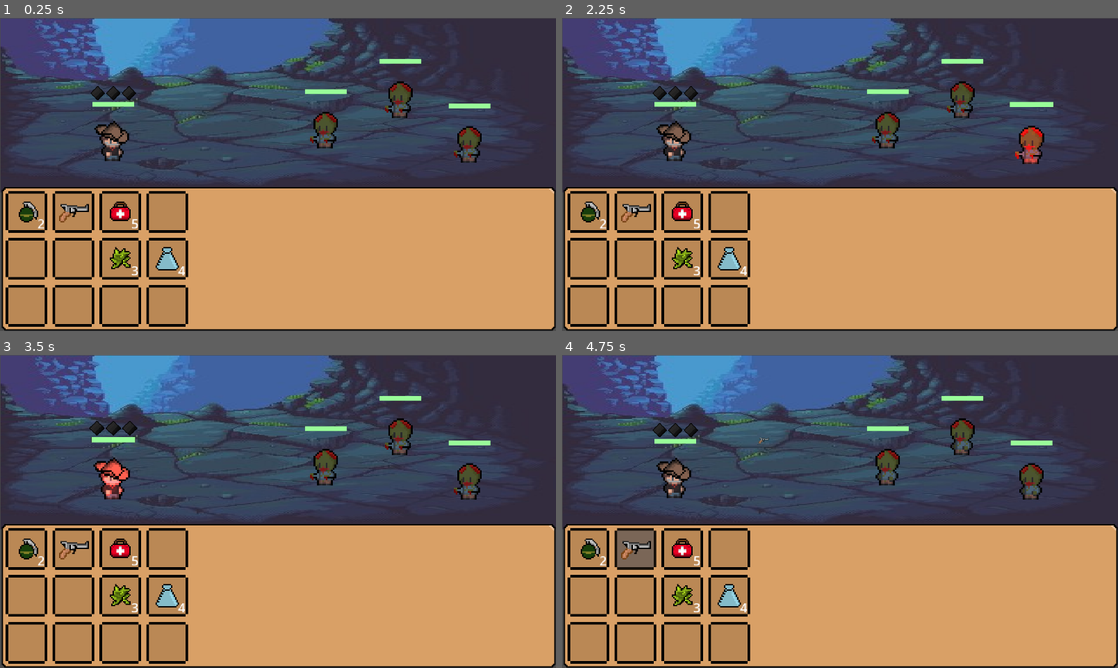
Above: before the commit, frames 1-4 (two rows, left to right).
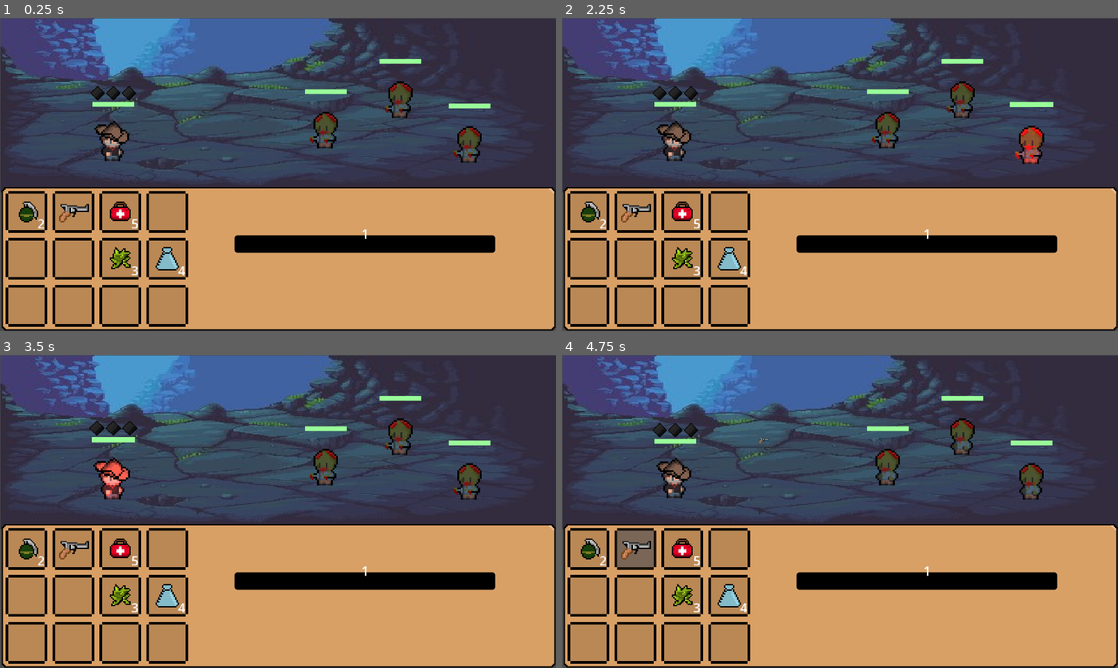
Above: after the commit, the same moments.

Repository: BernardoFioreze/DeadAgain
Game: Godot game, scene res://Scenes/Main.tscn
The game is run twice, just before and just after one commit, with the same random seed, the same clock (stepped at 60 frames per second) and the same inputs.
Inputs (mouse positions are in pixels of both pictures, inside the frame that each line leads up to):
- Up to frame 1 (0.25 s): no input
- Up to frame 2 (2.25 s): drag from (673, 133) to (895, 105) at 0.52 s; tap Enter at 1.25 s; drag from (962, 89) to (812, 237) at 1.27 s; tap Space at 2 s; move the mouse to (1029, 133) at 2.02 s; hold Ctrl from 2.03 s (still down); click (1029, 133) at 2.17 s
- Up to frame 3 (3.5 s): release Ctrl at 2.75 s; tap Enter at 2.75 s; drag from (328, 458) to (111, 464) at 2.77 s
- Up to frame 4 (4.75 s): drag from (589, 549) to (867, 511) at 3.52 s; tap Space at 4.25 s; drag from (634, 549) to (756, 433) at 4.27 s

The runs differ from the first frame. In frame 1, 2.7% of the frame differs, in the area x 42-90%, y 67-76%; in frame 2, 2.7%; in frame 3, 2.7%; in frame 4, 2.7%.

Commit message:
Criado sistema de experiência

Diff:
--- a/GameSystem/RoomManager.gd
+++ b/GameSystem/RoomManager.gd
@@ -25,7 +25,8 @@
 	var player = current_room.player
 	player_state = {
 		"health": player.health,
-		"inventory": player.inventory
+		"inventory": player.inventory,
+		"experience_total": player.experience_total,
 	}
 
 func restore_player_state():
@@ -33,3 +34,4 @@
 	player.health = player_state["health"]
 	player.inventory = player_state["inventory"]
 	player.health_bar.health = player_state["health"]
+	player.gain_experience(player_state["experience_total"])
--- /dev/null
+++ b/Scenes/UI/ui_experience_bar.tscn
@@ -0,0 +1,46 @@
+[gd_scene load_steps=5 format=3 uid="uid://bkw2dykuyn7uu"]
+
+[ext_resource type="Script" uid="uid://dhq1rr0hs6vl6" path="res://Scripts/ui_experience_bar.gd" id="1_p5ov4"]
+[ext_resource type="FontFile" path="CHILLER.TTF" id="2_y22pu"]
+
+[sub_resource type="StyleBoxFlat" id="StyleBoxFlat_5b5y4"]
+bg_color = Color(0, 0, 0, 1)
+corner_radius_top_left = 7
+corner_radius_top_right = 7
+corner_radius_bottom_right = 7
+corner_radius_bottom_left = 7
+
+[sub_resource type="StyleBoxFlat" id="StyleBoxFlat_p5ov4"]
+bg_color = Color(1, 0.342006, 0.287934, 1)
+border_width_left = 5
+border_width_top = 5
+border_width_right = 5
+border_width_bottom = 5
+border_color = Color(0, 0, 0, 1)
+corner_radius_top_left = 7
+corner_radius_top_right = 7
+corner_radius_bottom_right = 7
+corner_radius_bottom_left = 7
+
+[node name="UiExperienceBar" type="ProgressBar"]
+offset_left = 54.0
+offset_top = 56.0
+offset_right = 654.0
+offset_bottom = 96.0
+theme_override_styles/background = SubResource("StyleBoxFlat_5b5y4")
+theme_override_styles/fill = SubResource("StyleBoxFlat_p5ov4")
+value = 50.0
+show_percentage = false
+script = ExtResource("1_p5ov4")
+
+[node name="Level" type="Label" parent="."]
+layout_mode = 0
+offset_left = 1.0
+offset_top = -25.0
+offset_right = 600.0
+offset_bottom = 16.0
+theme_override_fonts/font = ExtResource("2_y22pu")
+theme_override_font_sizes/font_size = 30
+text = "99"
+horizontal_alignment = 1
+vertical_alignment = 1
--- a/Scenes/UI/ui_info.tscn
+++ b/Scenes/UI/ui_info.tscn
@@ -1,6 +1,7 @@
-[gd_scene load_steps=3 format=3 uid="uid://w2uqfrxjjbao"]
+[gd_scene load_steps=4 format=3 uid="uid://w2uqfrxjjbao"]
 
 [ext_resource type="PackedScene" uid="uid://ip3ywdjo5pmp" path="res://Scenes/UI/inv_ui.tscn" id="1_p7st5"]
+[ext_resource type="PackedScene" uid="uid://bkw2dykuyn7uu" path="res://Scenes/UI/ui_experience_bar.tscn" id="3_rnly4"]
 
 [sub_resource type="GDScript" id="GDScript_p7st5"]
 
@@ -13,3 +14,9 @@
 offset_right = 153.0
 offset_bottom = 499.0
 scale = Vector2(3, 3)
+
+[node name="UiExperienceBar" parent="." instance=ExtResource("3_rnly4")]
+offset_left = 540.0
+offset_top = 500.0
+offset_right = 1140.0
+offset_bottom = 540.0
--- /dev/null
+++ b/Scripts/experience_label.gd
@@ -0,0 +1,8 @@
+extends Label
+
+func _ready():
+	update_level_ui()
+	Global.player.leveled_up.connect(update_level_ui)
+
+func update_level_ui():
+	text = "Experience: " + str(Global.player.level)
--- a/Scripts/rick.gd
+++ b/Scripts/rick.gd
@@ -4,8 +4,18 @@
 @export var inventory: Inv
 @export var health: int
 
+@export var level: int = 1
+
 @onready var health_bar = $HealthBar
 @onready var rick = $RickAnimatedSprite
+@onready var max_health = health
+
+signal leveled_up()
+signal experience_gained(growth_data)
+
+var experience = 0
+var experience_total = 0
+var experience_required = get_required_xp(level + 1)
 
 func _ready() -> void:
 	Global.player = self
@@ -85,7 +95,28 @@
 
 func _set_health(value: int):
 	health = max(value, 0)
+	health = min(value, max_health)
 	health_bar.health = health
 	if health <= 0:
 		print("Player died!")
 		queue_free()
+
+func get_required_xp(level):
+	return round(pow(level, 1.8) + level * 4)
+
+func gain_experience(amount):
+	experience_total += amount
+	experience += amount
+	var growth_data = []
+	while experience >= experience_required:
+		experience -= experience_required
+		growth_data.append([experience_required, experience_required])
+		level_up()
+	growth_data.append([experience, experience_required])
+	experience_gained.emit(growth_data)
+
+func level_up():
+	level += 1
+	experience_required = get_required_xp(level + 1)
+	_set_health(max_health)
+	leveled_up.emit()
--- /dev/null
+++ b/Scripts/ui_experience_bar.gd
@@ -0,0 +1,25 @@
+extends ProgressBar
+
+@onready var label = $Level
+
+func _ready() -> void:
+	Global.player.experience_gained.connect(_on_character_experience_gained)
+	initialize(Global.player.experience, Global.player.experience_required)
+
+func initialize(current, maximum):
+	max_value = maximum
+	value = current
+	update_level_label()
+
+func _on_character_experience_gained(growth_data):
+	for line in growth_data:
+		var target_experience = line[0]
+		var max_xp = line[1]
+		max_value = max_xp
+		value = target_experience
+		if abs(max_value - value) < 0.01:
+			value = min_value
+	update_level_label()
+
+func update_level_label():
+	label.text = str(Global.player.level)
--- a/Scripts/zombie.gd
+++ b/Scripts/zombie.gd
@@ -33,6 +33,7 @@
 	zombie_died.emit(self)
 	drop_item()
 	queue_free()
+	Global.player.gain_experience(8)
 
 func drop_item():
 	var granade_instance = granade.instantiate()
Not shown: 1 places in Scenes/Main.tscn that only renumber resources
Not shown, added: Scripts/experience_label.gd.uid
Not shown, added: Scripts/ui_experience_bar.gd.uid
